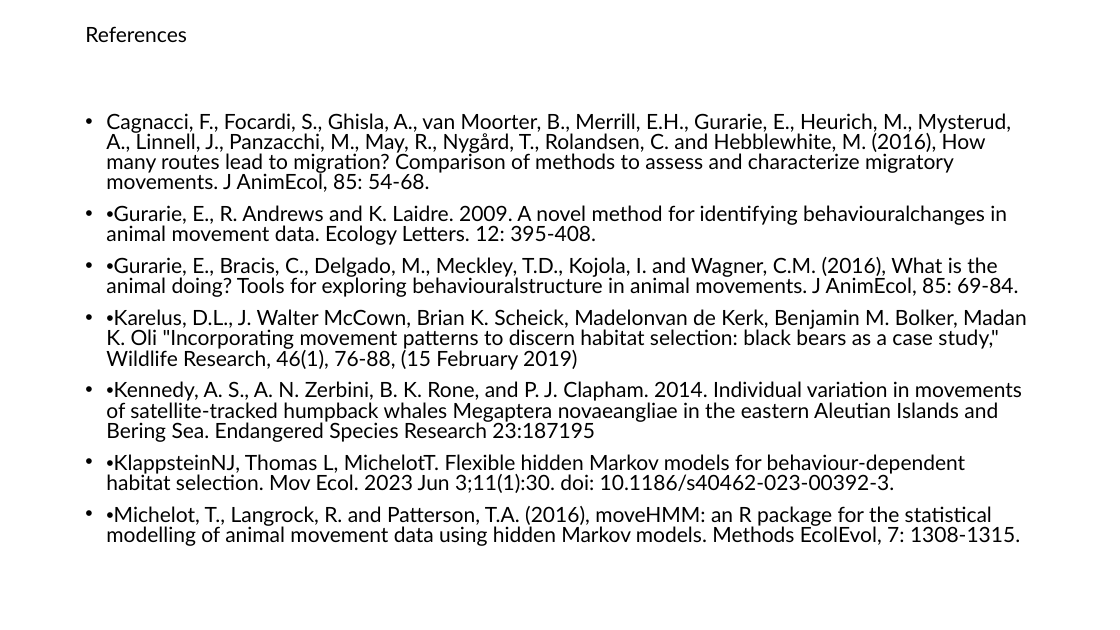
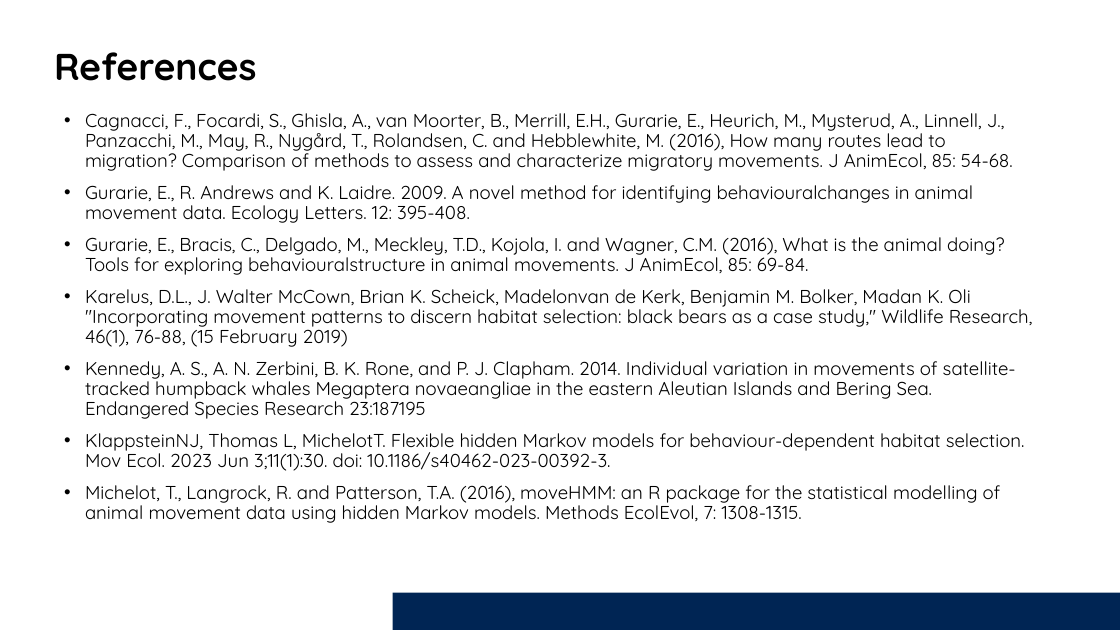
Before and after one commit to Smithsonian/Introduction_HMM, a slide deck: slide 26 of Presentation/IntroAnimalMovements_HMMs.pptx. Drawn at 1120x630 pixels with LibreOffice and Linux fonts; fonts in the diff are those of the drawing; background and template pictures are left out. Boxes give left, top, right and bottom in pixels: in the first picture for what was removed or moved away, otherwise in the second. Text is boxed around its words. In the diff, an @@ line names an element or a change of style, - is before the commit and + after.

Commit message:
New powerpoint

```diff
--- a/Presentation/IntroAnimalMovements_HMMs.pptx
+++ b/Presentation/IntroAnimalMovements_HMMs.pptx
@@ text "References": place and size @@
-text "References" at (85, 26, 187, 42)
+text "References" at (54, 52, 257, 81)
@@ text "References" at (54, 52, 257, 81): size 18 to 32 pt, font Lato to Quicksand, bold on @@
@@ text "Cagnacci, F., Focardi, S., Ghisla, ...": place and size @@
-text "Cagnacci, F., Focardi, S., Ghisla, ..." at (106, 113, 1027, 546)
+text "Cagnacci, F., Focardi, S., Ghisla, ..." at (85, 113, 1033, 523)
@@ text at (85, 113, 1013, 171): size 18 to 16 pt, font Lato to Quicksand in "Cagnacci, F., Focardi, S., Ghisla, A., van ..."; line spacing 0.8 to 0.9 @@
@@ text at (85, 185, 1033, 523): text changed; size 18 to 16 pt; font Lato to Quicksand @@
-• •Gurarie, E., R. Andrews and K. Laidre. 2009. A novel method for identifying behaviouralchanges in animal movement data. Ecology Letters. 12: 395-408.
-• •Gurarie, E., Bracis, C., Delgado, M., Meckley, T.D., Kojola, I. and Wagner, C.M. (2016), What is the animal doing? Tools for exploring behaviouralstructure in animal movements. J AnimEcol, 85: 69-84.
-• •Karelus, D.L., J. Walter McCown, Brian K. Scheick, Madelonvan de Kerk, Benjamin M. Bolker, Madan K. Oli "Incorporating movement patterns to discern habitat selection: black bears as a case study," Wildlife Research, 46(1), 76-88, (15 February 2019)
-• •Kennedy, A. S., A. N. Zerbini, B. K. Rone, and P. J. Clapham. 2014. Individual variation in movements of satellite-tracked humpback whales Megaptera novaeangliae in the eastern Aleutian Islands and Bering Sea. Endangered Species Research 23:187195
-• •KlappsteinNJ, Thomas L, MichelotT. Flexible hidden Markov models for behaviour-dependent habitat selection. Mov Ecol. 2023 Jun 3;11(1):30. doi: 10.1186/s40462-023-00392-3.
-• •Michelot, T., Langrock, R. and Patterson, T.A. (2016), moveHMM: an R package for the statistical modelling of animal movement data using hidden Markov models. Methods EcolEvol, 7: 1308-1315.
+• Gurarie, E., R. Andrews and K. Laidre. 2009. A novel method for identifying behaviouralchanges in animal movement data. Ecology Letters. 12: 395-408.
+• Gurarie, E., Bracis, C., Delgado, M., Meckley, T.D., Kojola, I. and Wagner, C.M. (2016), What is the animal doing? Tools for exploring behaviouralstructure in animal movements. J AnimEcol, 85: 69-84.
+• Karelus, D.L., J. Walter McCown, Brian K. Scheick, Madelonvan de Kerk, Benjamin M. Bolker, Madan K. Oli "Incorporating movement patterns to discern habitat selection: black bears as a case study," Wildlife Research, 46(1), 76-88, (15 February 2019)
+• Kennedy, A. S., A. N. Zerbini, B. K. Rone, and P. J. Clapham. 2014. Individual variation in movements of satellite-tracked humpback whales Megaptera novaeangliae in the eastern Aleutian Islands and Bering Sea. Endangered Species Research 23:187195
+• KlappsteinNJ, Thomas L, MichelotT. Flexible hidden Markov models for behaviour-dependent habitat selection. Mov Ecol. 2023 Jun 3;11(1):30. doi: 10.1186/s40462-023-00392-3.
+• Michelot, T., Langrock, R. and Patterson, T.A. (2016), moveHMM: an R package for the statistical modelling of animal movement data using hidden Markov models. Methods EcolEvol, 7: 1308-1315.
@@ rectangle added at (392, 593, 1120, 630), fill #002554 @@
```
Also in this commit, not shown: 15 other slides changed, 11 slides added, 11 slides removed.
